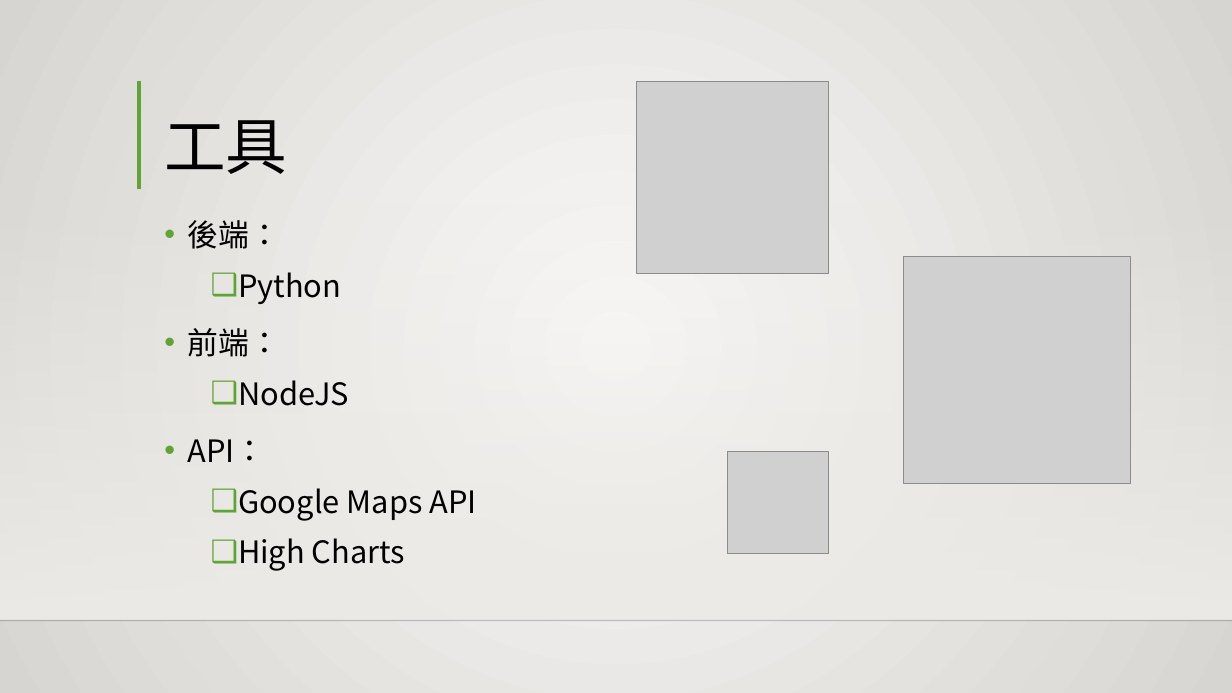
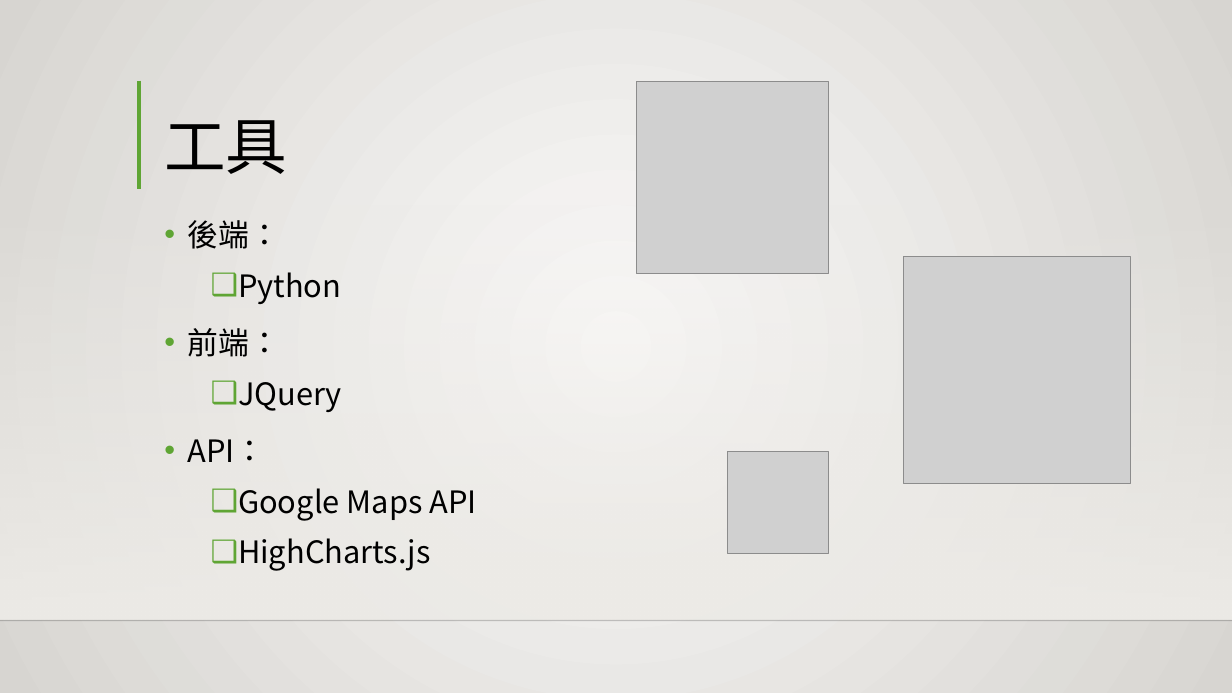
Before and after one commit to Larry850806/hackathon, a slide deck: slide 5 of 桃園市交通事故地圖.pptx. Drawn at 1232x693 pixels with LibreOffice and Linux fonts; fonts in the diff are those of the drawing; grey boxes stand for pictures; background and template pictures are left out. Boxes give left, top, right and bottom in pixels: in the first picture for what was removed or moved away, otherwise in the second. Text is boxed around its words. In the diff, an @@ line names an element or a change of style, - is before the commit and + after.

Commit message:
update pptx

```diff
--- a/桃園市交通事故地圖.pptx
+++ b/桃園市交通事故地圖.pptx
@@ text at bbox=[238, 382, 342, 412]: text changed @@
-  ❑ NodeJS
+  ❑ JQuery
@@ text at bbox=[238, 538, 431, 571]: text changed @@
-  ❑ High Charts
+  ❑ HighCharts.js
```
